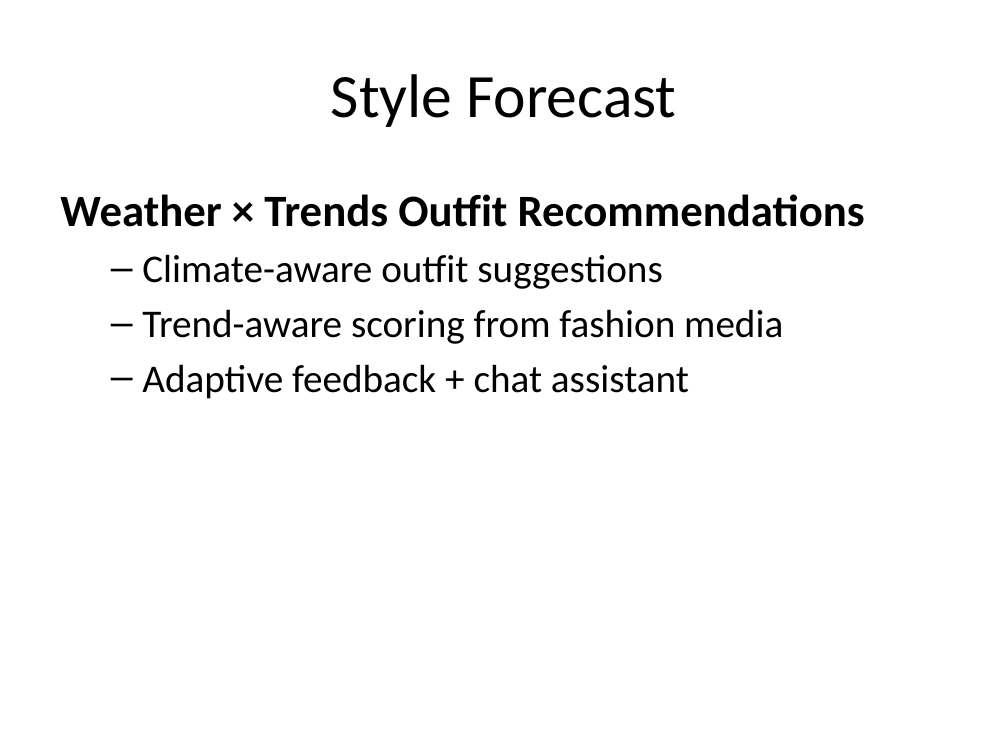
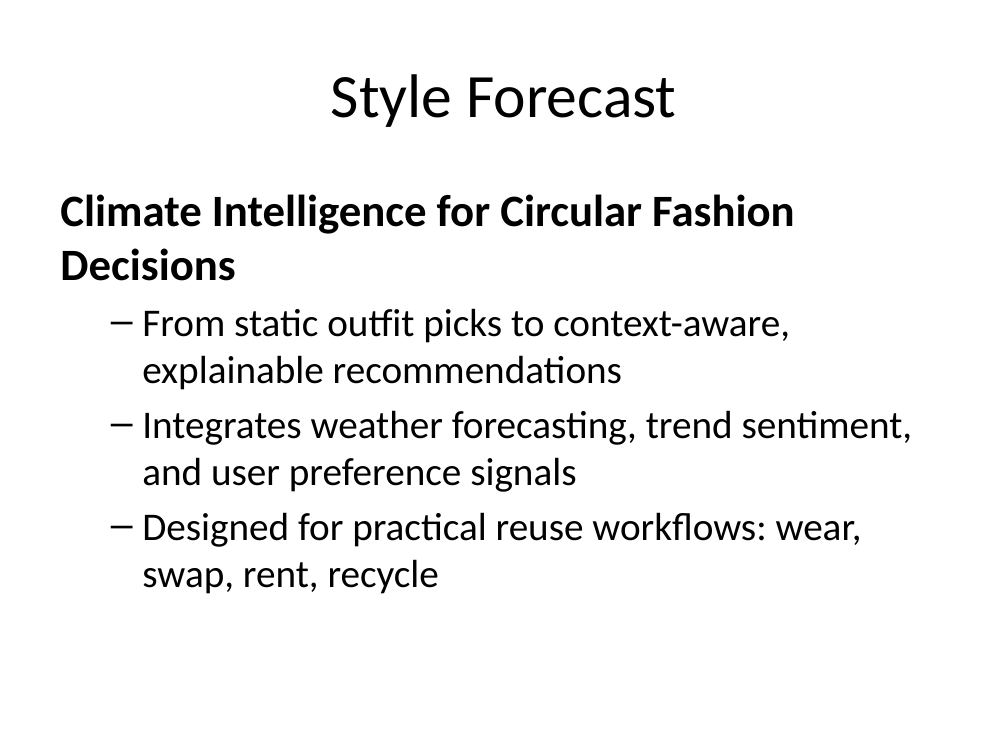
Before and after one commit to elfin-py/COMP3011_Coursework1, a slide deck: slide 2 of cfx-api/docs/presentation.pptx. Drawn at 1008x756 pixels with LibreOffice and Linux fonts; fonts in the diff are those of the drawing. Boxes give left, top, right and bottom in pixels: in the first picture for what was removed or moved away, otherwise in the second. Text is boxed around its words. In the diff, an @@ line names an element or a change of style, - is before the commit and + after.

```diff
--- a/cfx-api/docs/presentation.pptx
+++ b/cfx-api/docs/presentation.pptx
@@ text at [60,194,913,594]: text changed @@
-Weather × Trends Outfit Recommendations
-  – Climate-aware outfit suggestions
-  – Trend-aware scoring from fashion media
-  – Adaptive feedback + chat assistant
+Climate Intelligence for Circular Fashion Decisions
+  – From static outfit picks to context-aware, explainable recommendations
+  – Integrates weather forecasting, trend sentiment, and user preference signals
+  – Designed for practical reuse workflows: wear, swap, rent, recycle
```
Also in this commit, not shown: 4 other slides changed, 7 slides added, 6 slides removed, 1 other file.
